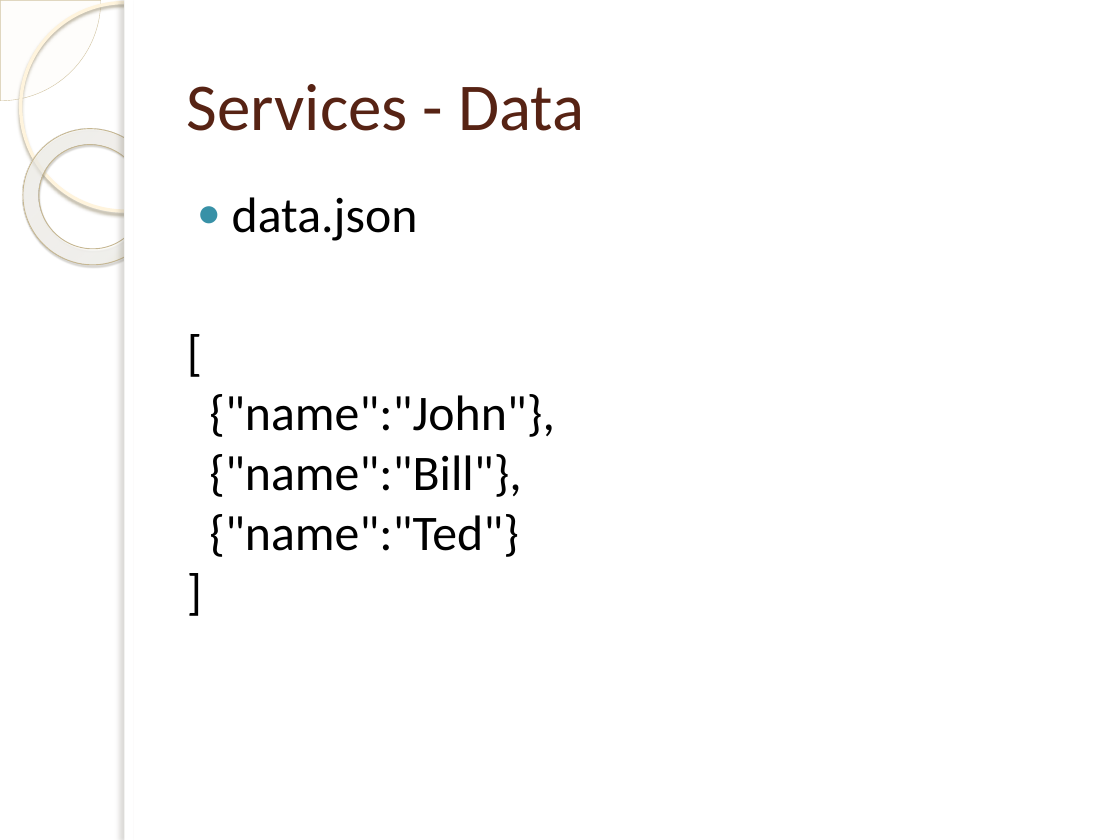
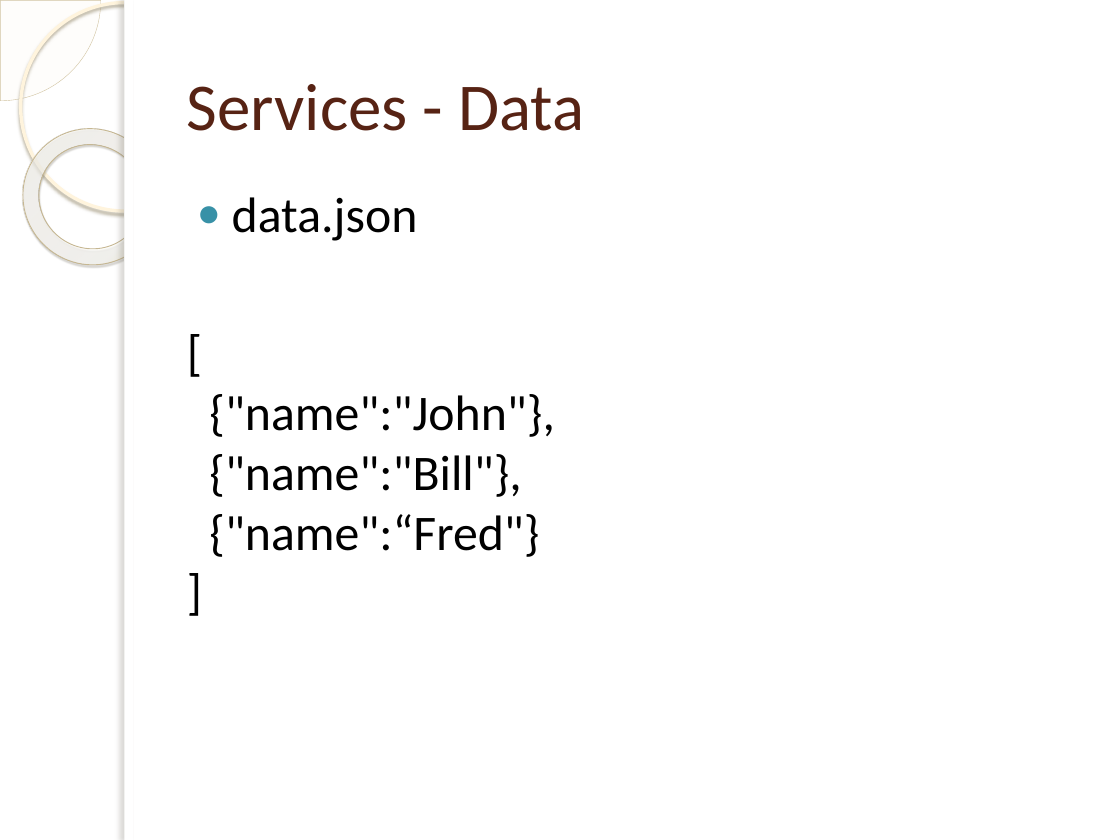
Before and after one commit to cdnielson/angular2presentation, a slide deck: slide 25 of Angular 2.pptx. Drawn at 1120x840 pixels with LibreOffice and Linux fonts; fonts in the diff are those of the drawing; background and template pictures are left out. Boxes give left, top, right and bottom in pixels: in the first picture for what was removed or moved away, otherwise in the second. Text is boxed around its words. In the diff, an @@ line names an element or a change of style, - is before the commit and + after.

```diff
--- a/Angular 2.pptx
+++ b/Angular 2.pptx
@@ text at [209,394,555,557]: text changed @@
-[
-{"name":"John"},
-{"name":"Bill"},
-{"name":"Ted"}
-]
+[
+{"name":"John"},
+{"name":"Bill"},
+{"name":“Fred"}
+]
```
Also in this commit, not shown: 7 other slides changed, 3 other files.
